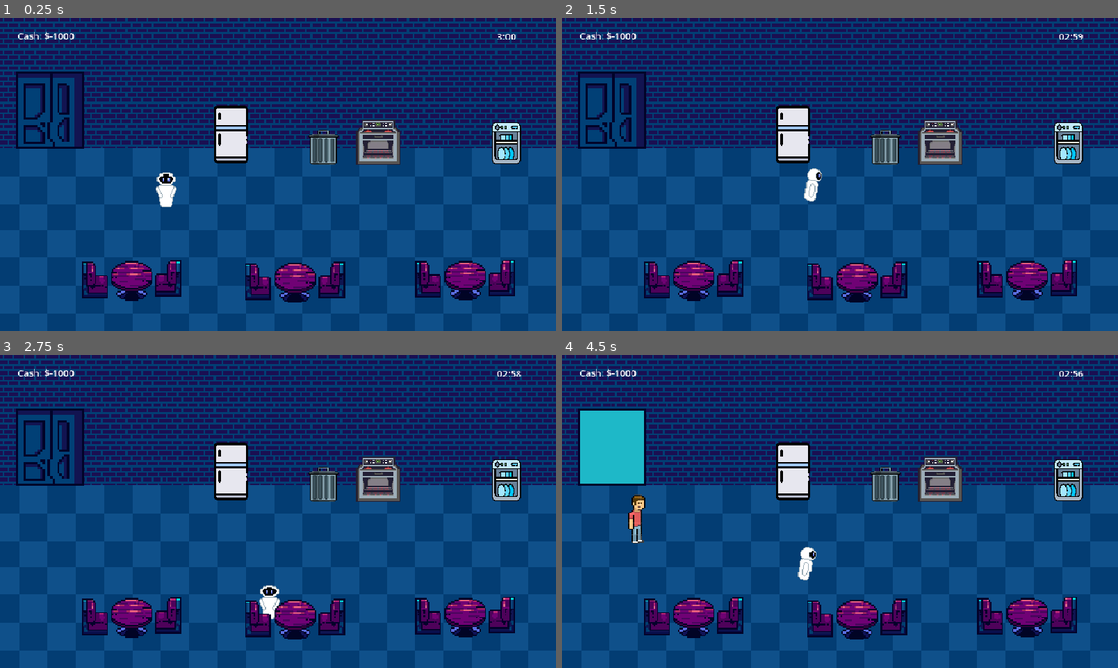
Above: before the commit, frames 1-4 (two rows, left to right).
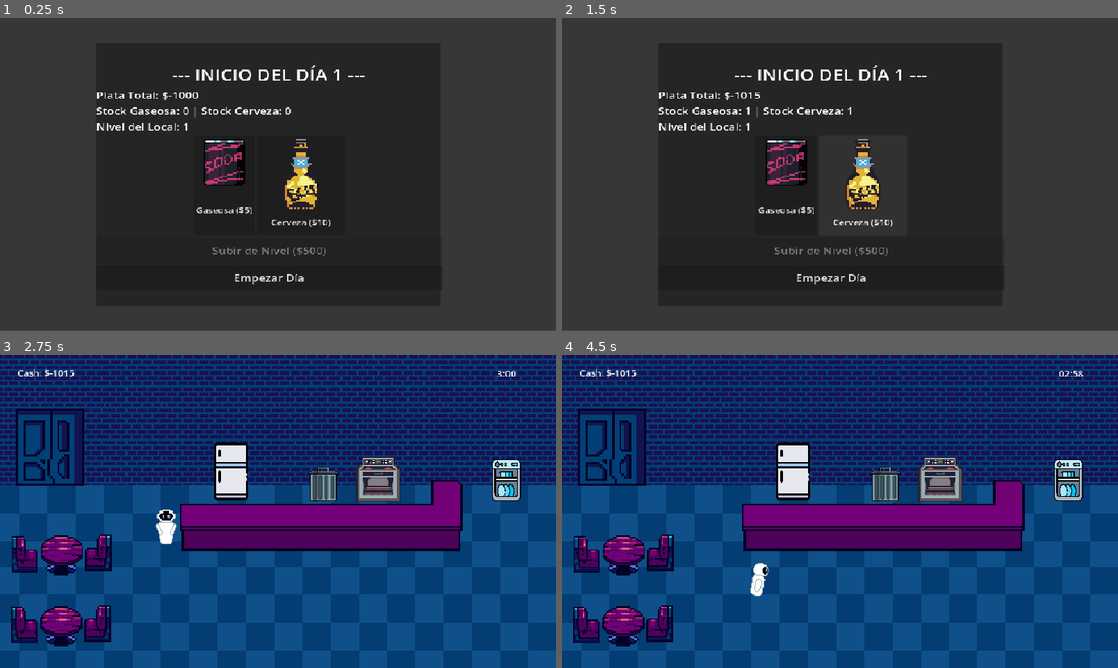
Above: after the commit, the same moments.

Repository: danielabenenciovj/TheFutureRestaurant
Game: Godot game, scene res://Scenes/day_summary_ui.tscn
Same seed, same stepped clock (60 frames per second), same inputs: the game is played once before the commit and once after it. Before the commit the project starts from res://Scenes/main_lvl.tscn.
Inputs (mouse positions are in pixels of both pictures, inside the frame that each line leads up to):
- Up to frame 1 (0.25 s): no input
- Up to frame 2 (1.5 s): click (784, 183) at 0.5 s, where only the run after the commit has a clickable "Gaseosa ($5)"; click (862, 183) at 1.25 s, where only the run after the commit has a clickable "Cerveza ($10)"
- Up to frame 3 (2.75 s): click (266, 614) at 2 s, where only the run after the commit has a clickable "Empezar Día"
- Up to frame 4 (4.5 s): move the mouse to (940, 480) at 2.77 s; click (940, 480) at 2.92 s; move the mouse to (695, 617) at 3.52 s; click (695, 617) at 3.67 s; move the mouse to (856, 621) at 4.27 s; click (856, 621) at 4.42 s

The runs differ from the first frame. In frame 1, 100% of the frame differs, in the area x 0-100%, y 0-100%; in frame 2, 99%; in frame 3, 17%; in frame 4, 19%.

Commit message:
UI day summaty, game progression

Diff:
--- a/Scenes/customer.tscn
+++ b/Scenes/customer.tscn
@@ -6,7 +6,7 @@
 [sub_resource type="RectangleShape2D" id="RectangleShape2D_0v30w"]
 size = Vector2(22, 24)
 
-[node name="Customer" type="CharacterBody2D" unique_id=1557506072]
+[node name="Customer" type="CharacterBody2D" unique_id=1557506072 groups=["Customers"]]
 z_index = 1
 script = ExtResource("1_fp685")
 
--- /dev/null
+++ b/Scenes/day_summary_ui.tscn
@@ -0,0 +1,82 @@
+[gd_scene format=3 uid="uid://dmrl5gigqlng8"]
+
+[ext_resource type="Script" uid="uid://b4cgclaqyo53v" path="res://Scripts/day_summary_ui.gd" id="1_b38x6"]
+[ext_resource type="Texture2D" uid="uid://bm6wupun8ye3t" path="res://Assets/Drinks_Soda.png" id="2_o86rh"]
+[ext_resource type="Texture2D" uid="uid://cw46fvdc33dhd" path="res://Assets/Drinks_Beer.png" id="3_hiep2"]
+
+[node name="DaySummaryUI" type="CanvasLayer" unique_id=2121410386]
+script = ExtResource("1_b38x6")
+
+[node name="ColorRect" type="ColorRect" parent="." unique_id=871594994]
+anchors_preset = 15
+anchor_right = 1.0
+anchor_bottom = 1.0
+grow_horizontal = 2
+grow_vertical = 2
+scale = Vector2(1.002004, 0.99657214)
+size_flags_horizontal = 4
+size_flags_vertical = 4
+mouse_filter = 2
+color = Color(0, 0, 0, 0.27450982)
+
+[node name="Panel" type="Panel" parent="." unique_id=710229609]
+offset_left = 166.0
+offset_top = 43.000004
+offset_right = 766.0
+offset_bottom = 537.9699
+scale = Vector2(0.9916743, 0.9172274)
+mouse_filter = 2
+
+[node name="VBoxContainer" type="VBoxContainer" parent="Panel" unique_id=1097135661]
+layout_mode = 1
+anchors_preset = 15
+anchor_right = 1.0
+anchor_bottom = 1.0
+offset_top = -3.270727
+offset_bottom = 37.72928
+grow_horizontal = 2
+grow_vertical = 2
+scale = Vector2(1.004659, 0.9517521)
+alignment = 1
+
+[node name="TitleLabel" type="Label" parent="Panel/VBoxContainer" unique_id=200460720]
+layout_mode = 2
+theme_override_font_sizes/font_size = 32
+horizontal_alignment = 1
+
+[node name="StatsLabel" type="Label" parent="Panel/VBoxContainer" unique_id=1515909305]
+layout_mode = 2
+theme_override_font_sizes/font_size = 20
+
+[node name="DrinksContainer" type="HBoxContainer" parent="Panel/VBoxContainer" unique_id=121483709]
+layout_mode = 2
+alignment = 1
+
+[node name="BtnGaseosa" type="Button" parent="Panel/VBoxContainer/DrinksContainer" unique_id=1362349780]
+layout_mode = 2
+text = "Gaseosa"
+icon = ExtResource("2_o86rh")
+icon_alignment = 1
+vertical_icon_alignment = 0
+
+[node name="BtnCerveza" type="Button" parent="Panel/VBoxContainer/DrinksContainer" unique_id=1772630250]
+layout_mode = 2
+text = "Cerveza"
+icon = ExtResource("3_hiep2")
+icon_alignment = 1
+vertical_icon_alignment = 0
+
+[node name="BtnUpgrade" type="Button" parent="Panel/VBoxContainer" unique_id=750189425]
+custom_minimum_size = Vector2(0, 50)
+layout_mode = 2
+theme_override_font_sizes/font_size = 20
+
+[node name="BtnNextDay" type="Button" parent="Panel/VBoxContainer" unique_id=614622480]
+custom_minimum_size = Vector2(0, 50)
+layout_mode = 2
+theme_override_font_sizes/font_size = 20
+
+[connection signal="pressed" from="Panel/VBoxContainer/DrinksContainer/BtnGaseosa" to="." method="_on_btn_gaseosa_pressed"]
+[connection signal="pressed" from="Panel/VBoxContainer/DrinksContainer/BtnCerveza" to="." method="_on_btn_cerveza_pressed"]
+[connection signal="pressed" from="Panel/VBoxContainer/BtnUpgrade" to="." method="_on_btn_upgrade_pressed"]
+[connection signal="pressed" from="Panel/VBoxContainer/BtnNextDay" to="." method="_on_btn_next_day_pressed"]
--- /dev/null
+++ b/Scenes/delivery_bar.tscn
@@ -0,0 +1,30 @@
+[gd_scene format=3 uid="uid://cvlca8jkshsjh"]
+
+[ext_resource type="Script" uid="uid://baqf5b1w38weq" path="res://Scripts/delivery_bar.gd" id="1_ntye0"]
+[ext_resource type="Texture2D" uid="uid://bup8y0a1l8ih1" path="res://Assets/Barra.png" id="2_5prsg"]
+
+[sub_resource type="RectangleShape2D" id="RectangleShape2D_5prsg"]
+size = Vector2(490, 122)
+
+[node name="DeliveryBar" type="Area2D" unique_id=618199184]
+script = ExtResource("1_ntye0")
+
+[node name="CollisionShape2D" type="CollisionShape2D" parent="." unique_id=571239681]
+position = Vector2(3, 1)
+shape = SubResource("RectangleShape2D_5prsg")
+
+[node name="Sprite2D" type="Sprite2D" parent="." unique_id=1586834649]
+scale = Vector2(0.2547757, 0.21112622)
+texture = ExtResource("2_5prsg")
+
+[node name="DishesVisuals" type="HBoxContainer" parent="." unique_id=100454327]
+offset_left = -240.0
+offset_top = -21.0
+offset_right = -200.0
+offset_bottom = 19.0
+scale = Vector2(1.0935261, 1)
+mouse_filter = 2
+theme_override_constants/separation = 10
+alignment = 1
+
+[connection signal="input_event" from="." to="." method="_on_input_event"]
--- a/Scenes/main_lvl.tscn
+++ b/Scenes/main_lvl.tscn
@@ -14,6 +14,11 @@
 [ext_resource type="PackedScene" uid="uid://dp5urtlyxyecy" path="res://Scenes/trash_can.tscn" id="12_0i2lu"]
 [ext_resource type="Texture2D" uid="uid://bm6wupun8ye3t" path="res://Assets/Drinks_Soda.png" id="12_74cth"]
 [ext_resource type="Texture2D" uid="uid://cw46fvdc33dhd" path="res://Assets/Drinks_Beer.png" id="13_3aewb"]
+[ext_resource type="PackedScene" uid="uid://cvlca8jkshsjh" path="res://Scenes/delivery_bar.tscn" id="15_3aewb"]
+[ext_resource type="Texture2D" uid="uid://cavbh4lpx01po" path="res://Assets/Empanadas.png" id="16_ijwju"]
+[ext_resource type="Texture2D" uid="uid://jr3uxyb8uq0e" path="res://Assets/Cuenco_Locro.png" id="17_u3lfo"]
+[ext_resource type="Texture2D" uid="uid://6537xw4enil7" path="res://Assets/Choripan1.png" id="18_ly8os"]
+[ext_resource type="Texture2D" uid="uid://cin8ymvy414gy" path="res://Assets/Pizza.png" id="19_jyfyv"]
 
 [sub_resource type="NavigationPolygon" id="NavigationPolygon_a3p8x"]
 vertices = PackedVector2Array(950, 470, 10, 470, 10, 10, 950, 10)
@@ -26,7 +31,7 @@
 
 [node name="NavigationRegion2D" type="NavigationRegion2D" parent="." unique_id=1203808199]
 position = Vector2(-27, 199.00002)
-scale = Vector2(1.0490279, 0.49799293)
+scale = Vector2(1.0472392, 0.62425333)
 navigation_polygon = SubResource("NavigationPolygon_a3p8x")
 
 [node name="RobotWaiter" parent="." unique_id=640933614 instance=ExtResource("1_lija3")]
@@ -34,21 +39,34 @@
 position = Vector2(287, 300)
 scale = Vector2(0.5, 0.5)
 
-[node name="CookStation" parent="." unique_id=2052939998 instance=ExtResource("2_8roya")]
+[node name="CookStation" parent="." unique_id=2052939998 node_paths=PackedStringArray("delivery_bar") instance=ExtResource("2_8roya")]
 top_level = true
 position = Vector2(653, 219)
 scale = Vector2(0.3, 0.3)
+delivery_bar = NodePath("../DeliveryBar")
 
 [node name="Table" parent="." unique_id=1328093088 instance=ExtResource("3_b3ecl")]
-position = Vector2(227, 450)
+position = Vector2(106.00001, 342.00003)
 scale = Vector2(0.6, 0.6)
 
 [node name="Table2" parent="." unique_id=1178311839 instance=ExtResource("3_b3ecl")]
-position = Vector2(509, 453)
+position = Vector2(105, 464.00003)
 scale = Vector2(0.6, 0.6)
 
 [node name="Table3" parent="." unique_id=305552928 instance=ExtResource("3_b3ecl")]
-position = Vector2(803, 449.00003)
+position = Vector2(409, 379)
+scale = Vector2(0.6, 0.6)
+
+[node name="Table4" parent="." unique_id=372296642 instance=ExtResource("3_b3ecl")]
+position = Vector2(408, 483)
+scale = Vector2(0.6, 0.6)
+
+[node name="Table5" parent="." unique_id=1951655801 instance=ExtResource("3_b3ecl")]
+position = Vector2(725, 383.00003)
+scale = Vector2(0.6, 0.6)
+
+[node name="Table6" parent="." unique_id=160084738 instance=ExtResource("3_b3ecl")]
+position = Vector2(725, 486)
 scale = Vector2(0.6, 0.6)
 
 [node name="CleaningStation" parent="." unique_id=70017856 instance=ExtResource("4_ny0fp")]
@@ -107,4 +125,11 @@
 position = Vector2(558, 221)
 scale = Vector2(0.5, 0.5)
 
+[node name="DeliveryBar" parent="." unique_id=618199184 instance=ExtResource("15_3aewb")]
+position = Vector2(554, 276)
+tex_empanadas = ExtResource("16_ijwju")
+tex_locro = ExtResource("17_u3lfo")
+tex_choripan = ExtResource("18_ly8os")
+tex_pizza = ExtResource("19_jyfyv")
+
 [connection signal="timeout" from="CustomerSpawnTimer" to="." method="_on_customer_spawn_timer_timeout"]
--- a/Scripts/cook_station.gd
+++ b/Scripts/cook_station.gd
@@ -1,21 +1,15 @@
 extends Area2D
 
-@export var tex_empanadas: Texture2D
-@export var tex_locro: Texture2D
-@export var tex_choripan: Texture2D
-@export var tex_pizza: Texture2D
+@onready var cook_timer: Timer = $Timer
 
-@onready var cook_timer: Timer = $Timer
-@onready var ready_food_sprite: Sprite2D = $ReadyFoodSprite
+# Ahora conectamos la barra desde el Inspector
+@export var delivery_bar: Area2D
 
 var is_cooking: bool = false
-var is_food_ready: bool = false
 
-# Ahora la cola guarda Diccionarios con la mesa y el nombre del plato
+# La cola sigue usando tu sistema de Diccionarios
 var orders_queue: Array[Dictionary] = []
-
-var table_waiting_for_this_dish: Area2D = null
-var current_cooking_dish: String = ""
+var current_cooking_order: Dictionary = {}
 
 # Configurador de tiempos (en segundos)
 var cook_times = {
@@ -50,49 +44,33 @@
 
 		check_and_cook()
 
-	# RETIRAR PLATO LISTO
-	elif waiter.actual_state == waiter.HandState.EMPTY and is_food_ready:
-		waiter.actual_state = waiter.HandState.DISH_READY
-		waiter.active_table = table_waiting_for_this_dish
-		waiter.current_item_texture = get_texture_for_dish(current_cooking_dish)
-
-		waiter.current_order_name = current_cooking_dish
-
-		is_food_ready = false
-		table_waiting_for_this_dish = null
-		current_cooking_dish = ""
-		ready_food_sprite.visible = false
-		check_and_cook()
+	# Eliminamos el bloque "RETIRAR PLATO LISTO" de acá, porque ahora se retira en la barra.
 
 func check_and_cook() -> void:
-	if is_cooking or is_food_ready or orders_queue.size() == 0:
+	# Si ya está cocinando o no hay fila, no hacemos nada
+	if is_cooking or orders_queue.size() == 0:
 		return
 
-	var next_order = orders_queue.pop_front()
-	table_waiting_for_this_dish = next_order["table"]
-	current_cooking_dish = next_order["dish"]
+	# Sacamos el primer pedido de la fila
+	current_cooking_order = orders_queue.pop_front()
+	var dish_name = current_cooking_order["dish"]
 
 	is_cooking = true
 	# Asignamos el tiempo específico para este plato
-	cook_timer.wait_time = cook_times[current_cooking_dish]
+	cook_timer.wait_time = cook_times[dish_name]
 	cook_timer.start()
-	print("Cocinando ", current_cooking_dish, " por ", cook_timer.wait_time, " segs.")
+	print("Cocinando ", dish_name, " por ", cook_timer.wait_time, " segs.")
 
 func _on_timer_timeout() -> void:
 	is_cooking = false
-	is_food_ready = true
+	var dish_name = current_cooking_order["dish"]
+	print("¡", dish_name, " listo! Enviando a la barra...")
 
-	# Mostramos el asset correspondiente sobre la barra
-	ready_food_sprite.texture = get_texture_for_dish(current_cooking_dish)
-	ready_food_sprite.visible = true
+	# Le mandamos el diccionario entero a la barra
+	if delivery_bar != null:
+		delivery_bar.add_dish(current_cooking_order)
+	else:
+		print("ERROR: No asignaste la DeliveryBar en el Inspector de la Cocina.")
 
-	print("¡", current_cooking_dish, " listo!")
-
-# Función auxiliar para convertir el texto en la imagen correcta
-func get_texture_for_dish(dish_name: String) -> Texture2D:
-	match dish_name:
-		"empanadas": return tex_empanadas
-		"locro": return tex_locro
-		"choripan": return tex_choripan
-		"pizza": return tex_pizza
-	return null
+	# Automáticamente empezamos a cocinar el siguiente si hay fila
+	check_and_cook()
--- a/Scripts/customer.gd
+++ b/Scripts/customer.gd
@@ -68,6 +68,11 @@
 	# 2. LÓGICA DE SALIDA (Si ya llegó a la puerta, desaparece)
 	if current_state == CustomerState.LEAVING:
 		if global_position.distance_to(spawn_position) < 60.0:
+
+			var main_level = get_tree().get_first_node_in_group("MainLevel")
+			if main_level:
+				main_level.check_end_of_day()
+
 			queue_free()
 			return
 
@@ -114,12 +119,6 @@
 
 				nav_agent.avoidance_enabled = false
 
-		# Le avisa a la mesa que llegó y le pasa su propia referencia (self)
-				target_table.seat_customer(self)
-
-		elif current_state == CustomerState.LEAVING:
-			queue_free()
-
 func take_order() -> void:
 	waiting_for_order = false
 	wait_timer = 0.0
--- /dev/null
+++ b/Scripts/day_summary_ui.gd
@@ -0,0 +1,70 @@
+extends CanvasLayer
+
+@onready var title_label = $Panel/VBoxContainer/TitleLabel
+@onready var stats_label = $Panel/VBoxContainer/StatsLabel
+
+# Referencias a los botones de bebidas
+@onready var btn_gaseosa = $Panel/VBoxContainer/DrinksContainer/BtnGaseosa
+@onready var btn_cerveza = $Panel/VBoxContainer/DrinksContainer/BtnCerveza
+
+@onready var btn_upgrade = $Panel/VBoxContainer/BtnUpgrade
+@onready var btn_next_day = $Panel/VBoxContainer/BtnNextDay
+
+var cost_gaseosa: int = 5
+var cost_cerveza: int = 10
+var upgrade_price: int = 500
+
+func _ready() -> void:
+	update_ui()
+
+func update_ui() -> void:
+	if Global.current_day == 1 and Global.total_orders_today == 0:
+		title_label.text = "--- INICIO DEL DÍA 1 ---"
+	else:
+		title_label.text = "--- FIN DEL DÍA " + str(Global.current_day - 1) + " ---"
+
+	# Mostrar inventario detallado solo con Gaseosa y Cerveza
+	stats_label.text = "Plata Total: $" + str(Global.money) + "\n"
+	stats_label.text += "Stock Gaseosa: " + str(Global.stock_gaseosa) + " | Stock Cerveza: " + str(Global.stock_cerveza) + "\n"
+	stats_label.text += "Nivel del Local: " + str(Global.restaurant_level)
+
+	btn_gaseosa.text = "Gaseosa ($" + str(cost_gaseosa) + ")"
+	btn_cerveza.text = "Cerveza ($" + str(cost_cerveza) + ")"
+
+	btn_upgrade.text = "Subir de Nivel ($" + str(upgrade_price) + ")"
+	btn_next_day.text = "Empezar Día"
+
+	if Global.current_day == 1 and Global.total_orders_today == 0:
+		btn_upgrade.disabled = true
+
+		# Límite individual de 10 por bebida en el día 1
+		btn_gaseosa.disabled = Global.stock_gaseosa >= 10
+		btn_cerveza.disabled = Global.stock_cerveza >= 10
+	else:
+		# Días siguientes: solo se bloquean si no tenés plata
+		btn_gaseosa.disabled = Global.money < cost_gaseosa
+		btn_cerveza.disabled = Global.money < cost_cerveza
+		btn_upgrade.disabled = Global.money < upgrade_price
+
+# --- FUNCIONES DE COMPRA ---
+
+func _on_btn_gaseosa_pressed() -> void:
+	Global.money -= cost_gaseosa
+	Global.stock_gaseosa += 1
+	update_ui()
+
+func _on_btn_cerveza_pressed() -> void:
+	Global.money -= cost_cerveza
+	Global.stock_cerveza += 1
+	update_ui()
+
+func _on_btn_upgrade_pressed() -> void:
+	Global.money -= upgrade_price
+	Global.restaurant_level += 1
+	upgrade_price += 500
+	update_ui()
+
+func _on_btn_next_day_pressed() -> void:
+	Global.daily_profit = 0
+	Global.total_orders_today = 0
+	get_tree().change_scene_to_file("res://Scenes/main_lvl.tscn")
--- /dev/null
+++ b/Scripts/delivery_bar.gd
@@ -0,0 +1,63 @@
+extends Area2D
+
+@export var tex_empanadas: Texture2D
+@export var tex_locro: Texture2D
+@export var tex_choripan: Texture2D
+@export var tex_pizza: Texture2D
+
+@onready var dishes_visuals = $DishesVisuals
+var ready_orders: Array[Dictionary] = []
+
+func _on_input_event(_viewport: Node, event: InputEvent, _shape_idx: int) -> void:
+	if event is InputEventMouseButton and event.button_index == MOUSE_BUTTON_LEFT and event.pressed:
+		print("--- 1. CLIC EN LA BARRA DETECTADO ---")
+		var waiters = get_tree().get_first_node_in_group("Waiters")
+		if waiters != null:
+			waiters.nav_agent.target_position = global_position
+			waiters.target_interactable = self
+			get_viewport().set_input_as_handled()
+			print("Enviando al mozo a la barra...")
+
+func add_dish(order: Dictionary) -> void:
+	ready_orders.append(order)
+	var dish_name = order["dish"]
+
+	var new_icon = TextureRect.new()
+	new_icon.texture = get_texture_for_dish(dish_name)
+	new_icon.name = dish_name
+	new_icon.expand_mode = TextureRect.EXPAND_IGNORE_SIZE
+	new_icon.stretch_mode = TextureRect.STRETCH_KEEP_ASPECT_CENTERED
+	new_icon.custom_minimum_size = Vector2(40, 40)
+	new_icon.mouse_filter = Control.MOUSE_FILTER_IGNORE
+	dishes_visuals.add_child(new_icon)
+
+func interact(waiter: CharacterBody2D) -> void:
+	print("--- 2. EL MOZO LLEGÓ A LA BARRA ---")
+	print("Estado actual del mozo: ", waiter.actual_state)
+	print("Cantidad de platos listos: ", ready_orders.size())
+
+	if waiter.actual_state == waiter.HandState.EMPTY and ready_orders.size() > 0:
+		var order_to_deliver = ready_orders.pop_front()
+		var dish_name = order_to_deliver["dish"]
+
+		waiter.actual_state = waiter.HandState.DISH_READY
+		waiter.active_table = order_to_deliver["table"]
+		waiter.current_item_texture = get_texture_for_dish(dish_name)
+		waiter.current_order_name = dish_name
+
+		for child in dishes_visuals.get_children():
+			if child.name == dish_name:
+				child.queue_free()
+				break
+
+		print("--- 3. ÉXITO: El mozo recogió ", dish_name, " ---")
+	else:
+		print("ERROR LÓGICO: El mozo no pudo recogerlo. ¿Las manos están vacías? ", waiter.actual_state == waiter.HandState.EMPTY)
+
+func get_texture_for_dish(dish_name: String) -> Texture2D:
+	match dish_name:
+		"empanadas": return tex_empanadas
+		"locro": return tex_locro
+		"choripan": return tex_choripan
+		"pizza": return tex_pizza
+	return null
--- a/Scripts/fridge.gd
+++ b/Scripts/fridge.gd
@@ -12,16 +12,35 @@
 			get_viewport().set_input_as_handled()
 
 func interact(waiter: CharacterBody2D) -> void:
-	# Si el mozo viene con un pedido de bebida, la heladera se la da al instante
 	if waiter.actual_state == waiter.HandState.DRINK_ORDER:
-		print("Heladera entrega: ", waiter.current_drink_order)
+		var drink_name = waiter.current_drink_order
+		var has_stock = false
 
-		# Cambiamos lo que tiene en las manos
-		waiter.actual_state = waiter.HandState.DRINK
-		waiter.current_item_texture = get_texture_for_drink(waiter.current_drink_order)
-		waiter.current_drink_order = ""
-	else:
-		print("Acción no válida en la heladera.")
+		# 1. Revisamos si hay stock y lo descontamos
+		if drink_name == "gaseosa" and Global.stock_gaseosa > 0:
+			Global.stock_gaseosa -= 1
+			has_stock = true
+		elif drink_name == "cerveza" and Global.stock_cerveza > 0:
+			Global.stock_cerveza -= 1
+			has_stock = true
+
+		# 2. Si hay stock, le damos la bebida al mozo
+		if has_stock:
+			print("Heladera entrega: ", drink_name)
+			waiter.actual_state = waiter.HandState.DRINK
+			waiter.current_item_texture = get_texture_for_drink(drink_name)
+
+		# 3. Si NO hay stock, el mozo se rinde
+		else:
+			print("¡No hay stock de ", drink_name, "! El mozo cancela la acción.")
+			# Vaciamos las manos del mozo y lo liberamos
+			waiter.actual_state = waiter.HandState.EMPTY
+			waiter.active_table = null
+			waiter.current_drink_order = ""
+
+			# Como el mozo canceló la acción, la mesa se queda esperando la bebida.
+			# El timer de paciencia del cliente seguirá corriendo hasta que se enoje y se vaya.
+
 func get_texture_for_drink(drink_name: String) -> Texture2D:
 	match drink_name:
 		"gaseosa": return tex_gaseosa
--- /dev/null
+++ b/Scripts/global.gd
@@ -0,0 +1,13 @@
+extends Node
+
+# --- ESTADÍSTICAS GLOBALES ---
+var money: int = -1000
+var current_day: int = 1
+var total_orders_today: int = 0
+var daily_profit: int = 0
+
+# --- INVENTARIO Y MEJORAS ---
+var stock_gaseosa: int = 0
+var stock_cerveza: int = 0
+
+var restaurant_level: int = 1
--- a/Scripts/main_lvl.gd
+++ b/Scripts/main_lvl.gd
@@ -6,18 +6,49 @@
 @onready var main_door: Node2D = $Door
 @onready var spawn_timer: Timer = $CustomerSpawnTimer
 
+var is_restaurant_open: bool = true
+
+var current_spawn_time: float = 15.0
+
 func _ready() -> void:
 	print("El restaurante está abierto. Empezarán a llegar clientes.")
 
-	# Conectamos por código la señal que creamos en la puerta a una función de este script
 	main_door.customer_ready_to_spawn.connect(_on_door_ready_to_spawn)
+
+	# --- 1. LÓGICA DE MESAS ---
+	var all_tables = get_tree().get_nodes_in_group("Tables")
+
+	# Definimos cuántas mesas usar. Ejemplo: Nivel 1 = 2 mesas, Nivel 2 = 3 mesas.
+	var tables_to_unlock = Global.restaurant_level + 1
+
+	for i in range(all_tables.size()):
+		if i < tables_to_unlock:
+			# Mesa desbloqueada
+			all_tables[i].show()
+			all_tables[i].process_mode = Node.PROCESS_MODE_INHERIT
+			all_tables[i].is_occupied = false
+		else:
+			# Mesa bloqueada (la ocultamos y la marcamos ocupada para que el cliente la ignore)
+			all_tables[i].hide()
+			all_tables[i].process_mode = Node.PROCESS_MODE_DISABLED
+			all_tables[i].is_occupied = true
+
+	# --- 2. LÓGICA DE DIFICULTAD (TIEMPO DE SPAWN) ---
+	# Arrancamos en 15 segs, y le restamos 2 segs por cada nivel extra.
+	# max(5.0, ...) asegura que nunca spawneen más rápido que cada 5 segundos.
+	current_spawn_time = max(5.0, 15.0 - ((Global.restaurant_level - 1) * 2.0))
+	print("Tiempo entre clientes para este nivel: ", current_spawn_time, " segundos.")
+
+	# El primer cliente del día siempre entra rápido (a los 3 segs)
 	spawn_timer.wait_time = 3.0
 	spawn_timer.start()
 
 # Esta función sigue ejecutándose cada 15 segundos
 func _on_customer_spawn_timer_timeout() -> void:
+	# Si era el primer cliente (3 segs), cambiamos el tiempo a la velocidad del nivel actual
 	if spawn_timer.wait_time == 3.0:
-		spawn_timer.wait_time = 15.0
+		spawn_timer.wait_time = current_spawn_time
+
 	main_door.open_door()
 
 # Esta función se activa únicamente cuando la puerta termina su animación de abrirse
@@ -34,7 +65,22 @@
 func stop_spawning_customers() -> void:
 	print("¡El tiempo se acabó! Cerrando las puertas...")
 
+	is_restaurant_open = false
 	# Cambiá "$SpawnTimer" por el nombre exacto del Timer que usás para
 	# llamar a open_door() o instanciar a los clientes.
 	if has_node("CustomerSpawnTimer"):
 		$CustomerSpawnTimer.stop()
+
+func check_end_of_day() -> void:
+	# Si el timer todavía no llegó a cero, no hacemos nada
+	if is_restaurant_open:
+		return
+
+	var customers_left = get_tree().get_nodes_in_group("Customers").size()
+
+	if customers_left <= 1:
+		print("¡Último cliente fuera! Pasando a la pantalla de resumen...")
+
+		Global.current_day += 1
+
+		get_tree().change_scene_to_file("res://Scenes/day_summary_ui.tscn")
--- a/Scripts/table.gd
+++ b/Scripts/table.gd
@@ -20,6 +20,18 @@
 
 var served_dish: String = ""
 
+var consumed_food: String = ""
+var consumed_drink: String = ""
+
+var menu_prices = {
+	"pizza": 50,      # Rápida, barata
+	"empanadas": 80,
+	"choripan": 100,
+	"locro": 150,     # Lenta, cara
+	"gaseosa": 15,    # (Te costó 5, ganás 10)
+	"cerveza": 25     # (Te costó 10, ganás 15)
+}
+
 func _on_input_event(_viewport: Node, event: InputEvent, _shape_idx: int) -> void:
 	if event is InputEventMouseButton and event.button_index == MOUSE_BUTTON_LEFT and event.pressed:
 
@@ -35,7 +47,6 @@
 	if has_dirty_dish and waiter.actual_state == waiter.HandState.EMPTY:
 		print("Mesero recogió el plato sucio.")
 		waiter.actual_state = waiter.HandState.DIRTY_DISH
-
 		waiter.current_item_texture = dirty_dish_sprite.texture
 
 		dirty_dish_sprite.visible = false
@@ -45,8 +56,28 @@
 		is_waiting_for_food = false
 		current_customer = null
 
+# --- NUEVO: CALCULAMOS EL PAGO ---
+		var total_payment = 0
+
+		if menu_prices.has(consumed_food):
+			total_payment += menu_prices[consumed_food]
+
+		# Chequeamos la bebida (porque podría no haberla recibido si se enojó, o haber tomado cerveza)
+		if menu_prices.has(consumed_drink):
+			total_payment += menu_prices[consumed_drink]
+
+		print("El cliente pagó: $", total_payment)
+
+		Global.money += total_payment
+		Global.daily_profit += total_payment
+		Global.total_orders_today += 1
+
+		consumed_food = ""
+		consumed_drink = ""
+
 		var ui = get_tree().get_first_node_in_group("UI_GROUP")
-		if ui: ui.Add_Money(100)
+		if ui: ui.Update_Money()
+
 		return
 
 	# 2. Tomar orden de BEBIDA
@@ -68,6 +99,10 @@
 
 		drink_sprite.texture = waiter.current_item_texture
 		drink_sprite.visible = true
+
+		if current_customer != null:
+			consumed_drink = current_customer.desired_drink
+
 
 		waiter.actual_state = waiter.HandState.EMPTY
 		waiter.active_table = null
@@ -100,6 +135,8 @@
 
 		food_dish_sprite.texture = waiter.current_item_texture
 		food_dish_sprite.visible = true
+
+		consumed_food = served_dish
 
 		waiter.actual_state = waiter.HandState.EMPTY
 		waiter.active_table = null
--- a/Scripts/trash_can.gd
+++ b/Scripts/trash_can.gd
@@ -23,10 +23,11 @@
 		waiter.active_table = null
 
 		# 2. Aplicamos la multa buscando la UI
+		Global.money -= penalty_amount
+		Global.daily_profit -= penalty_amount # Opcional: para que veas la pérdida en el resumen
+
 		var ui = get_tree().get_first_node_in_group("UI_GROUP")
-		if ui:
-			# Pasamos el número en negativo para que reste
-			ui.Add_Money(-penalty_amount)
+		if ui: ui.Update_Money()
 
 	# Opcional: Permitirle tirar platos sucios por si se traba, pero sin multa
 	elif waiter.actual_state == waiter.HandState.DIRTY_DISH:
--- a/Scripts/ui_money_timer.gd
+++ b/Scripts/ui_money_timer.gd
@@ -24,7 +24,9 @@
 			main_level.stop_spawning_customers()
 
 func Update_Money():
-	label_Money.text = "Cash: $" + str(Money)
+	# Ahora lee directamente de Global
+	label_Money.text = "Cash: $" + str(Global.money)
+
 
 func Update_Timer():
 	var Mins = GlobalSeconds / 60
--- a/project.godot
+++ b/project.godot
@@ -11,9 +11,13 @@
 [application]
 
 config/name="The Future Restaurant"
-run/main_scene="uid://bp5qcmcdu1bh6"
+run/main_scene="uid://dmrl5gigqlng8"
 config/features=PackedStringArray("4.6", "Forward Plus")
 config/icon="res://icon.svg"
+
+[autoload]
+
+Global="*uid://bp102laqk7k8v"
 
 [display]
 
@@ -27,6 +31,7 @@
 Tables=""
 Interactables=""
 MainLevel=""
+Customers=""
 
 [physics]
 
Binary file added: Assets/Barra.png
Not shown, added: Assets/Barra.png.import
Not shown, added: Scripts/day_summary_ui.gd.uid
Not shown, added: Scripts/delivery_bar.gd.uid
Not shown, added: Scripts/global.gd.uid
